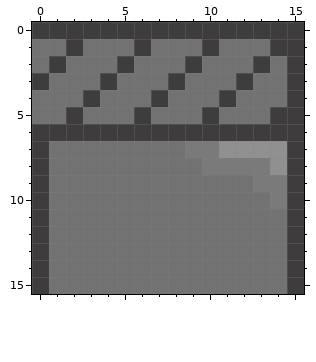
Two states of a pixel-art sprite, assets/Dungeon Wall Right.png. This is how it looked before the edit.
The file is 64x64 pixels, drawn in blocks of 4x4; one block is one cell here.
After the commit:
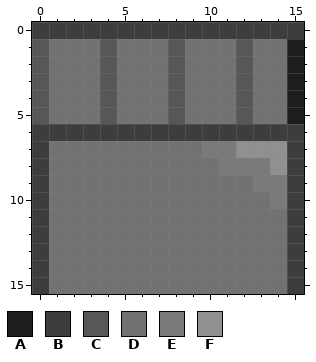
Palette (. is transparent): A #1e1e1e  B #3e3c3c  C #585656  D #727272  E #7a7a7a  F #909090
Commit message: Changed isometric view to tilted view for walls.
The exact change:
y 1: x 0 D -> C; x 2 B -> D; x 4 D -> C; x 6 B -> D; x 8 D -> C; x 10 B -> D; x 12 D -> C; x 14..15 BB -> DA
y 2: x 0..1 DB -> CD; x 4..5 DB -> CD; x 8..9 DB -> CD; x 12..13 DB -> CD; x 15 B -> A
y 3: x 0 B -> C; x 4 B -> C; x 8 B -> C; x 12 B -> C; x 15 B -> A
y 4: x 0 D -> C; x 3..4 BD -> DC; x 7..8 BD -> DC; x 11..12 BD -> DC; x 15 B -> A
y 5: x 0 D -> C; x 2 B -> D; x 4 D -> C; x 6 B -> D; x 8 D -> C; x 10 B -> D; x 12 D -> C; x 14..15 BB -> DA
y 7: x 9 E -> D; x 11 F -> E
y 8: x 10 E -> D
Changed places in both pictures, as pixel boxes (x1, y1, x2, y2):
changed: (32, 39, 304, 175)
